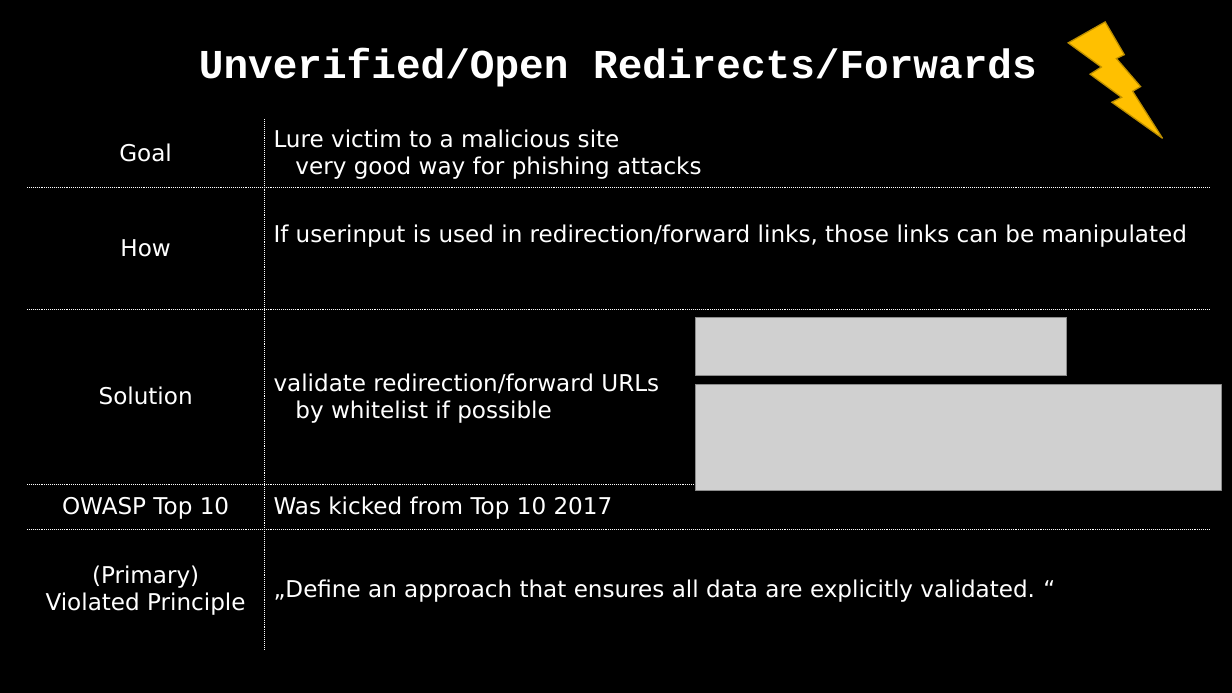
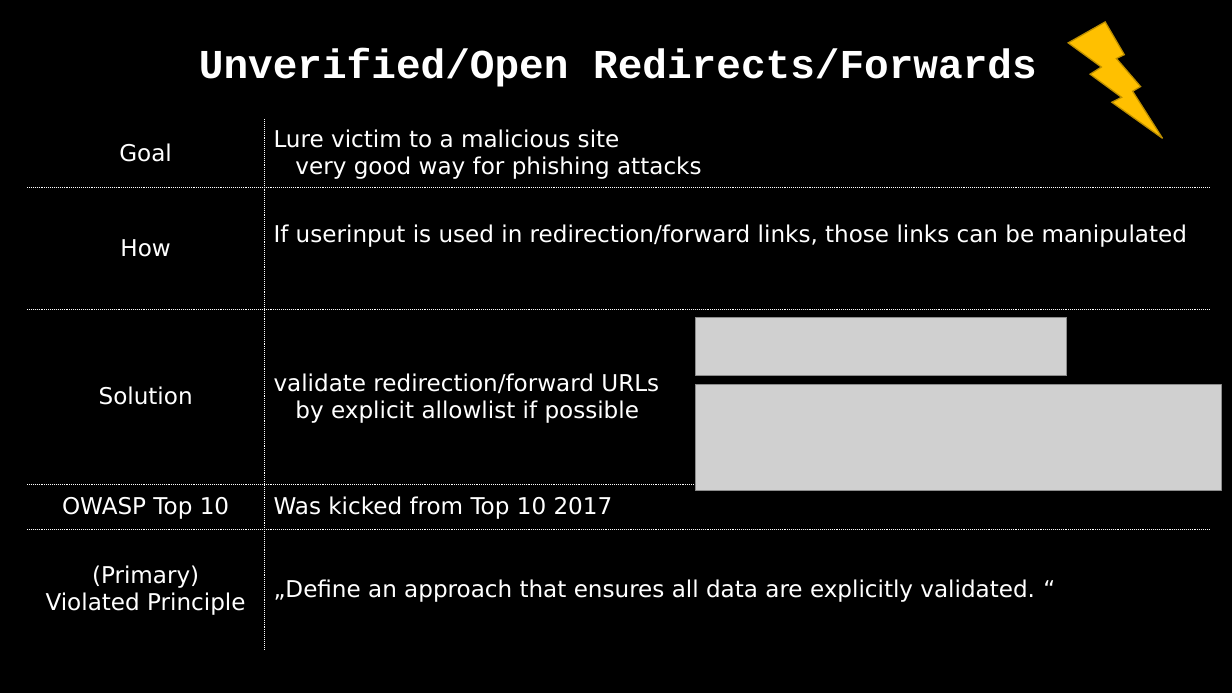
Before and after one commit to dschwarz91/websec-lecture, a slide deck: slide 34 of slides/X_Revision_Day_3.pptx. Drawn at 1232x693 pixels with LibreOffice and Linux fonts; fonts in the diff are those of the drawing; grey boxes stand for pictures. Boxes give left, top, right and bottom in pixels: in the first picture for what was removed or moved away, otherwise in the second. Text is boxed around its words. In the diff, an @@ line names an element or a change of style, - is before the commit and + after.

Commit message:
Changed whitelist to explicit allowlist.

```diff
--- a/slides/X_Revision_Day_3.pptx
+++ b/slides/X_Revision_Day_3.pptx
@@ table at (x1=27, y1=37, x2=1210, y2=656) @@
-row 4, column 2: validate redirection/forward URLs / by whitelist if possible
+row 4, column 2: validate redirection/forward URLs / by explicit allowlist if possible
```
Also in this commit, not shown: 1 other file.
